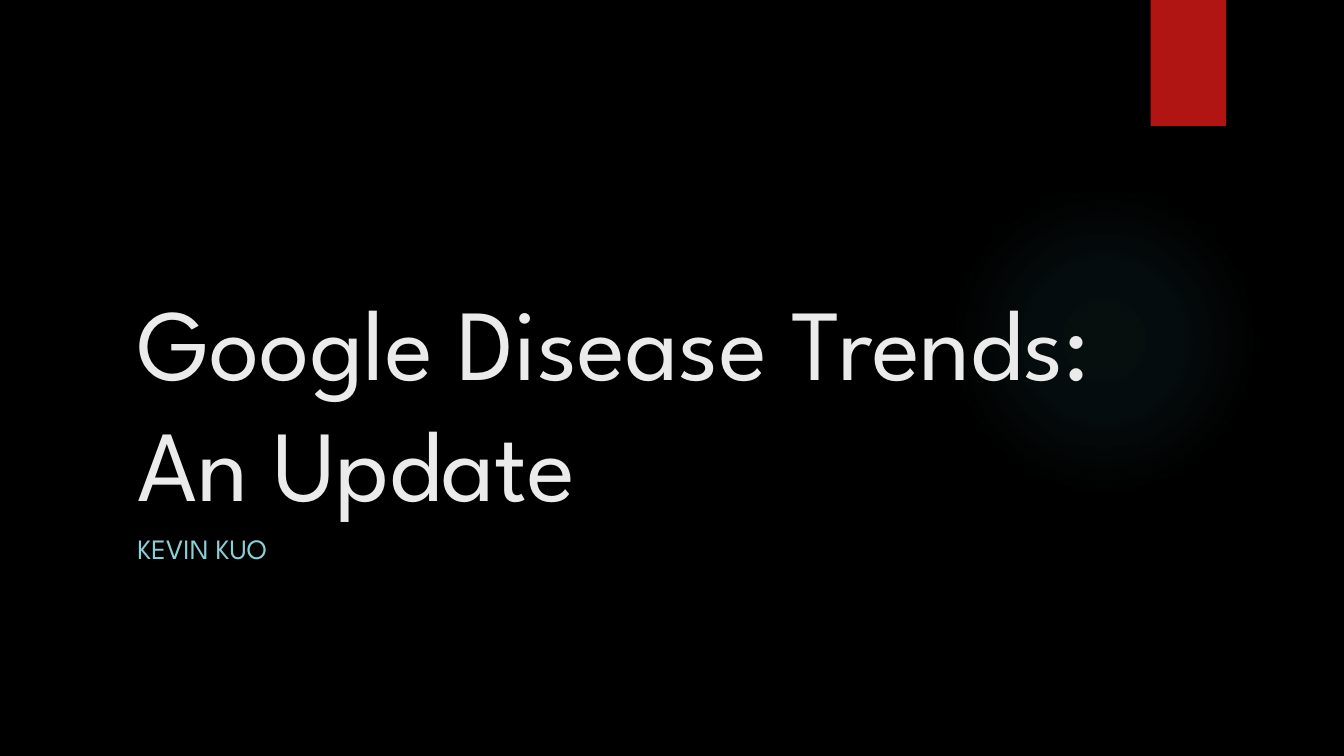
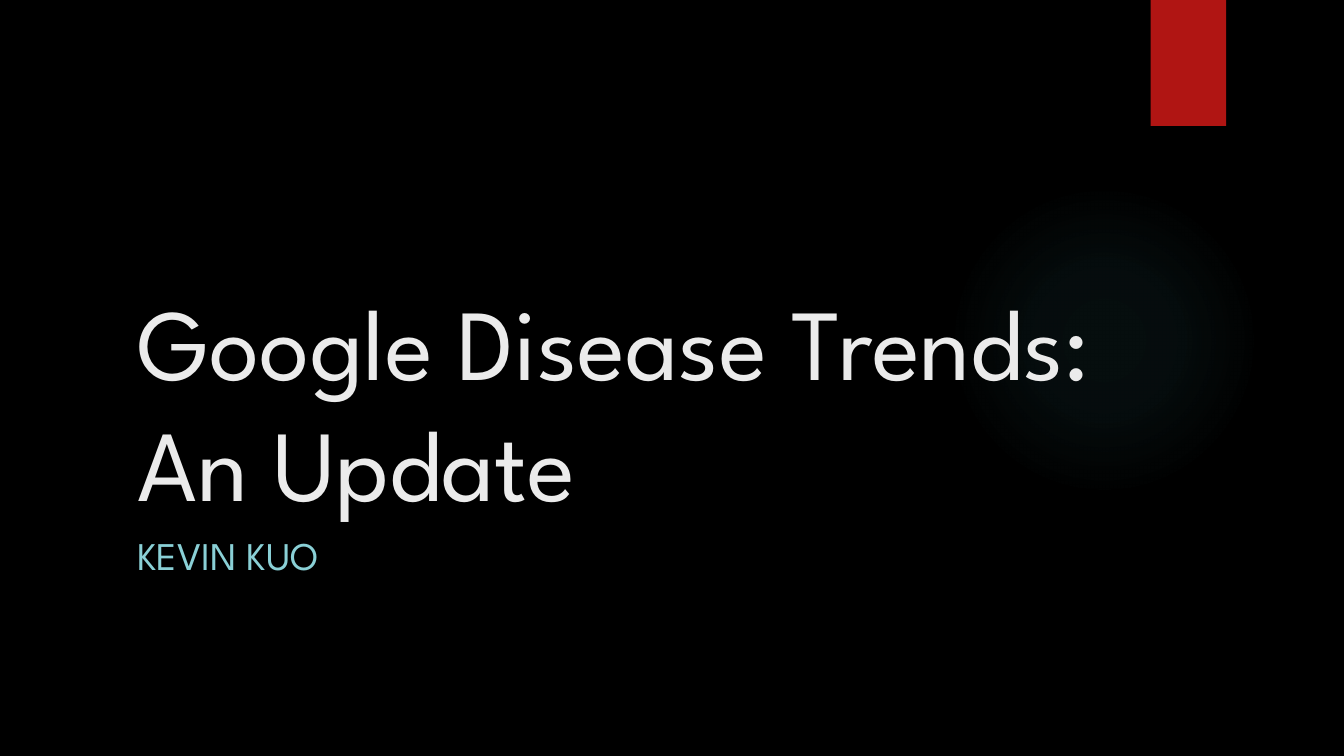
Before and after one commit to Polo08816/DataMining, a slide deck: slide 1 of Article/Google Disease Trends.pptx. Drawn at 1344x756 pixels with LibreOffice and Linux fonts; fonts in the diff are those of the drawing; background and template pictures are left out. Boxes give left, top, right and bottom in pixels: in the first picture for what was removed or moved away, otherwise in the second. Text is boxed around its words. In the diff, an @@ line names an element or a change of style, - is before the commit and + after.

```diff
--- a/Article/Google Disease Trends.pptx
+++ b/Article/Google Disease Trends.pptx
@@ subtitle "KEVIN KUO" at <box>137,543,319,571</box>: size 20 to 28 pt @@
```
Also in this commit, not shown: 3 other slides changed, 5 slides added, 4 other files.
